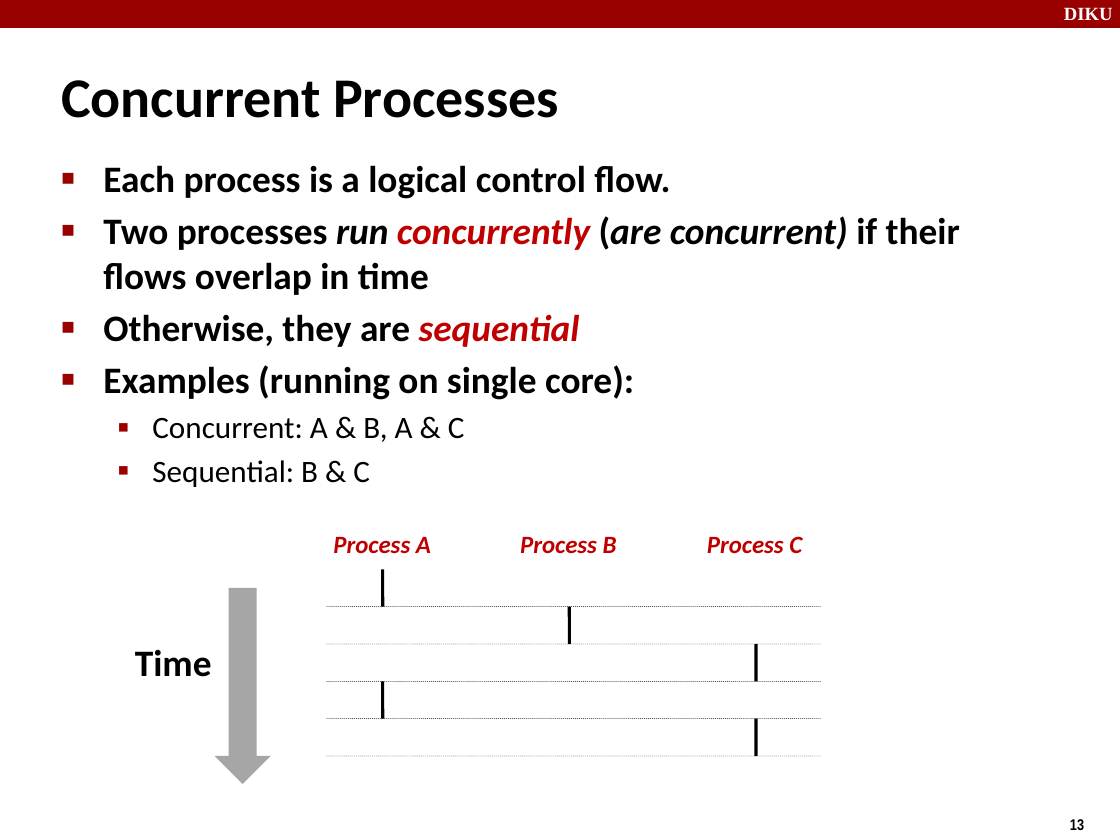
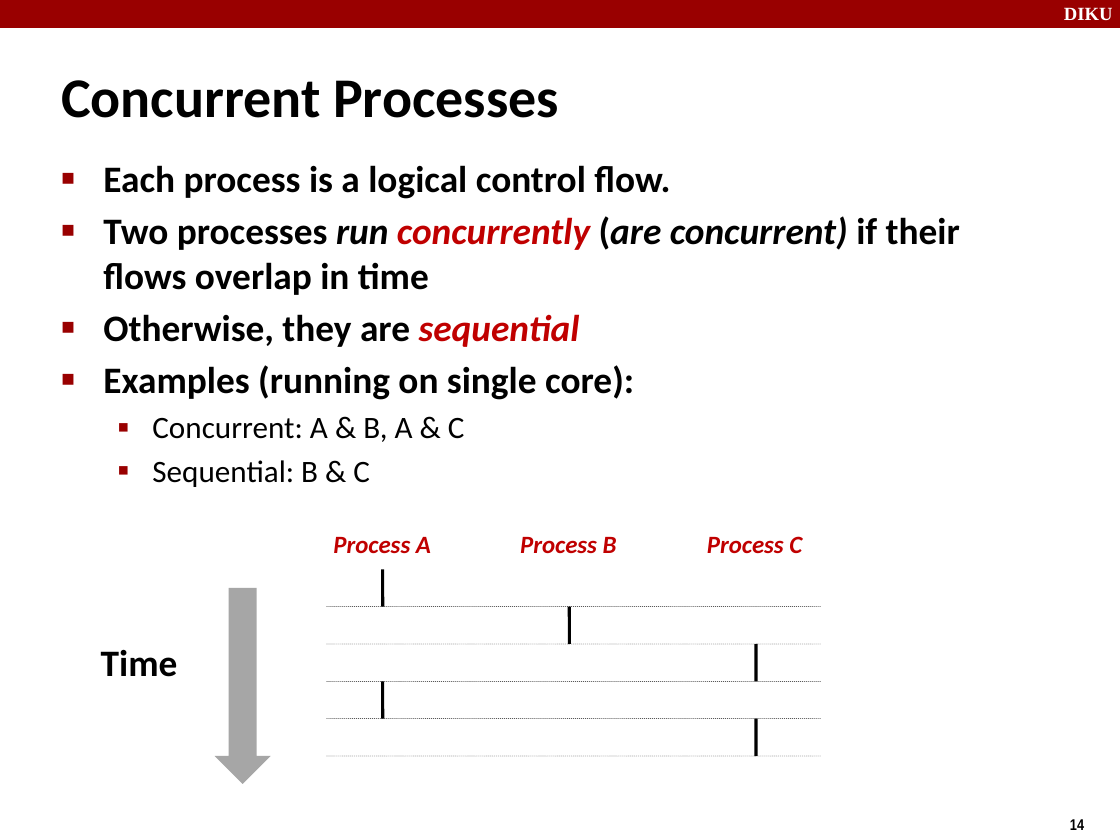
Before and after one commit to diku-dk/hpps-e2022-pub, a slide deck: slide 14 of material/4-l-2/operating systems.odp (slide 13 before the commit). Drawn at 1120x840 pixels with LibreOffice and Linux fonts; fonts in the diff are those of the drawing. Boxes give left, top, right and bottom in pixels: in the first picture for what was removed or moved away, otherwise in the second. Text is boxed around its words. In the diff, an @@ line names an element or a change of style, - is before the commit and + after.

```diff
--- a/material/4-l-2/operating systems.odp
+++ b/material/4-l-2/operating systems.odp
@@ text "Time": place and size @@
-text "Time" at (135,650,212,677)
+text "Time" at (101,649,178,677)
@@ page number at (1070,819,1084,830): text changed @@
-13
+14
```
Also in this commit, not shown: 5 other slides changed, 1 slide added, 1 other file.
